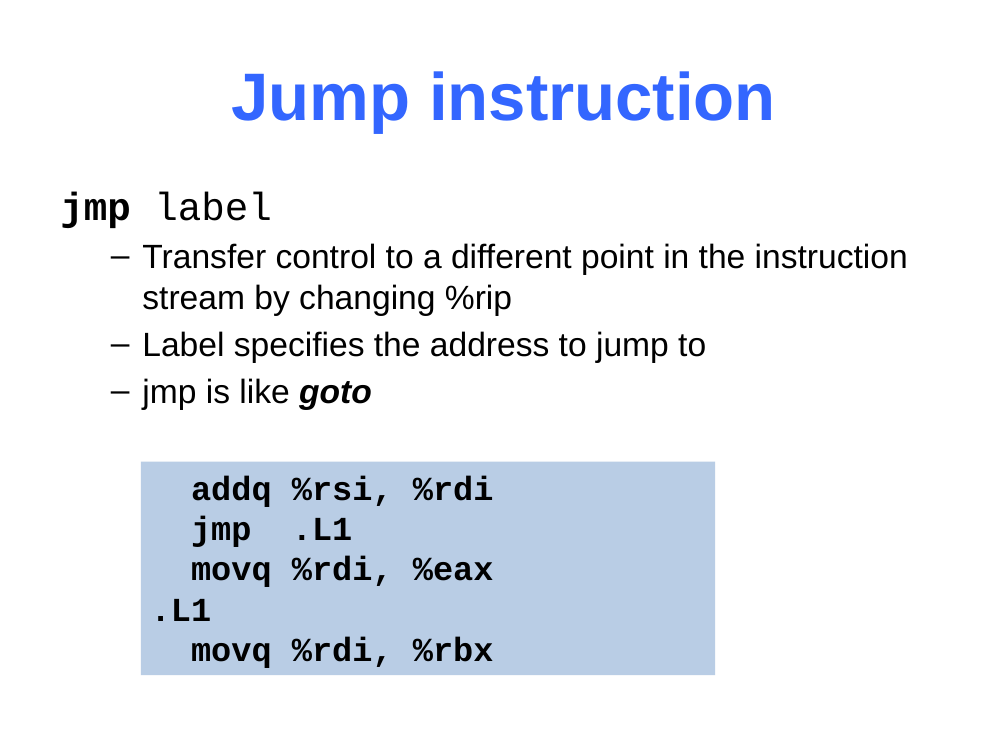
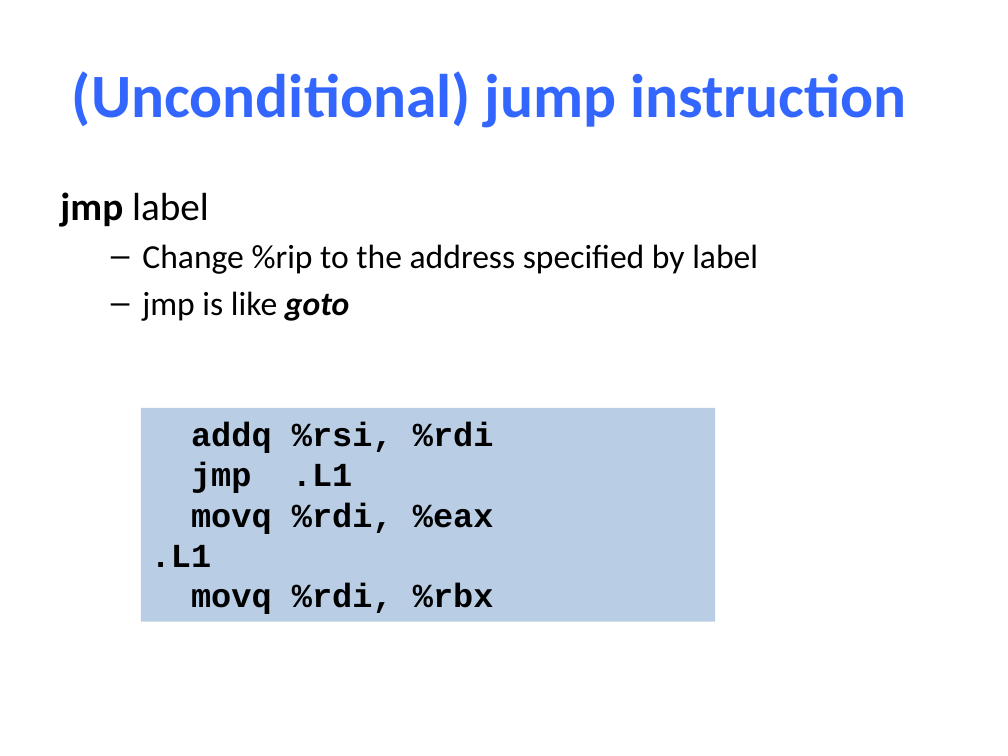
Before and after one commit to NYU-CSO/nyu-cso.github.io, a slide deck: slide 19 of notes/08-Machine_Control.pptx (slide 52 before the commit). Drawn at 1008x756 pixels with LibreOffice and Linux fonts; fonts in the diff are those of the drawing. Boxes give left, top, right and bottom in pixels: in the first picture for what was removed or moved away, otherwise in the second. Text is boxed around its words. In the diff, an @@ line names an element or a change of style, - is before the commit and + after.

```diff
--- a/notes/08-Machine_Control.pptx
+++ b/notes/08-Machine_Control.pptx
@@ title at (72, 71, 906, 128): text changed; size 48 to 44 pt; font Arial to Calibri @@
-Jump instruction
+(Unconditional) jump instruction
@@ text at (60, 192, 349, 321): font Courier New to Calibri in "jmp label"; font Arial to Calibri in "jmp is like goto" @@
@@ text at (142, 244, 758, 274): text changed; font Arial to Calibri @@
-  – Transfer control to a different point in the instruction stream by changing %rip
-  – Label specifies the address to jump to
+  – Change %rip to the address specified by label
@@ rectangle "addq %rsi, %rdi": place and size @@
-rectangle "addq %rsi, %rdi" at (141, 462, 716, 675)
+rectangle "addq %rsi, %rdi" at (141, 408, 716, 622)
```
Also in this commit, not shown: 70 other slides changed, 3 slides added, 34 slides removed, 3 other files.
